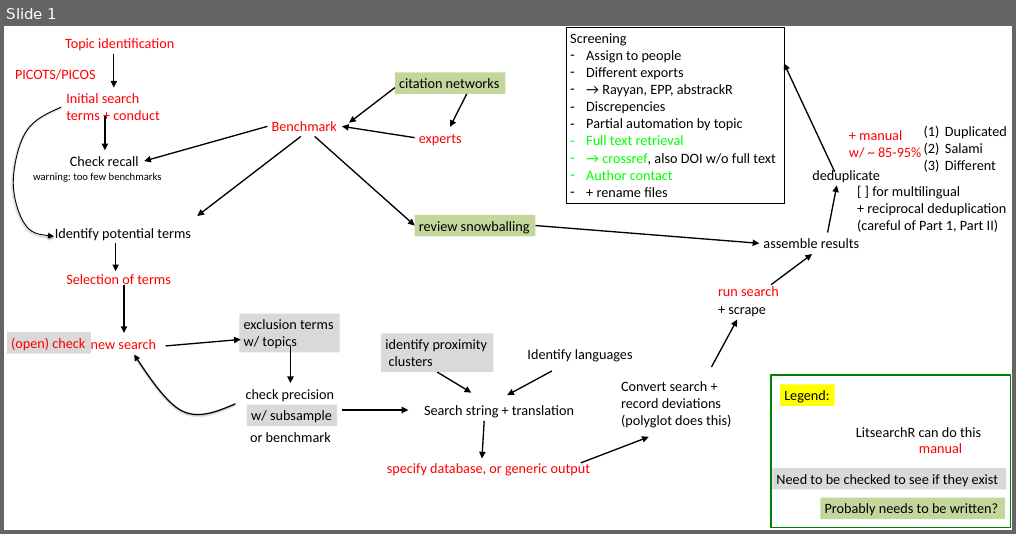
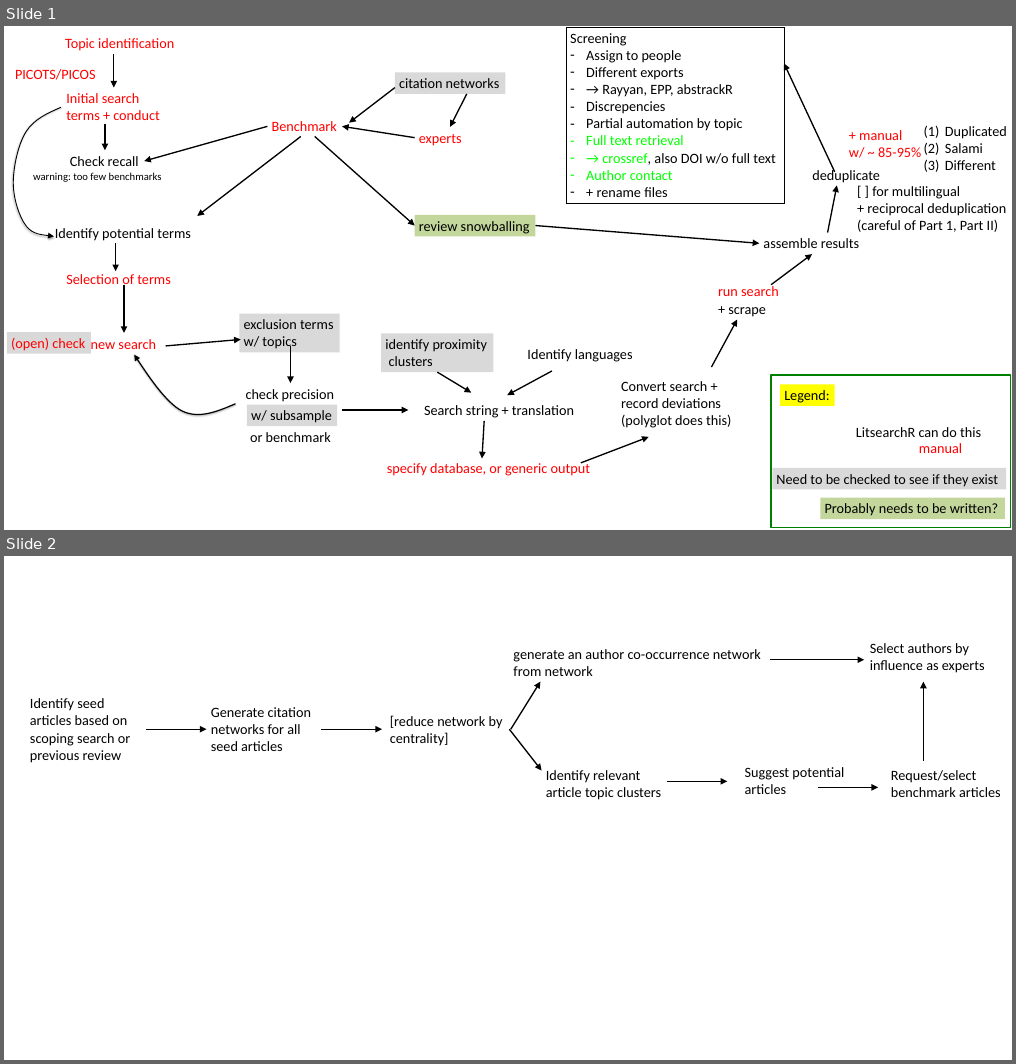
Before and after one commit to rmetaverse/metaverse, a slide deck: Documents/images/Search Flow Chart.pptx. Shown one above the other, each under a label of ours: slide 1 before the commit, slides 1 and 2 after it. The pictures are 1016x534 and 1016x1064 pixels, drawn with LibreOffice and Linux fonts; fonts in the diff are those of the drawing. Boxes give left, top, right and bottom in pixels: in the first picture for what was removed or moved away, otherwise in the second. Text is boxed around its words. In the diff, an @@ line names an element or a change of style, - is before the commit and + after.

Commit message:
adding citation network flow chart as new slide

```diff
--- a/Documents/images/Search Flow Chart.pptx
+++ b/Documents/images/Search Flow Chart.pptx
@@ slide 2 added at (4,556,1012,1060), background #FFFFFF @@
@@ text added at (870,643,985,673), 24 pt, text #000000 @@
+Select authors by influence as experts
@@ text added at (513,649,761,676), 24 pt, text #000000 @@
+generate an author co-occurrence network from network
@@ arrow added from (770, 660) to (864, 660), #000000 2.25 pt @@
@@ text added at (30,698,130,763), 24 pt, text #000000 @@
+Identify seed articles based on scoping search or previous review
@@ arrow added from (511, 729) to (540, 681), #000000 2.25 pt @@
@@ arrow added from (923, 761) to (923, 681), #000000 2.25 pt @@
@@ arrow added from (146, 729) to (207, 729), #000000 2.25 pt @@
@@ text added at (211,707,311,751), 24 pt, text #000000 @@
+Generate citation networks for all seed articles
@@ arrow added from (321, 729) to (382, 729), #000000 2.25 pt @@
@@ text added at (390,715,503,746), 24 pt, text #000000 @@
+[reduce network by centrality]
@@ arrow added from (509, 729) to (541, 771), #000000 2.25 pt @@
@@ text added at (546,770,661,800), 24 pt, text #000000 @@
+Identify relevant article topic clusters
@@ arrow added from (667, 781) to (727, 781), #000000 2.25 pt @@
@@ text added at (745,767,844,794), 24 pt, text #000000 @@
+Suggest potential articles
@@ arrow added from (817, 787) to (878, 787), #000000 2.25 pt @@
@@ text added at (891,770,1001,797), 24 pt, text #000000 @@
+Request/select benchmark articles
@@ slide 1 changed as well @@
@@ rectangle "citation networks" at (395,72,505,94): fill #C3D69B to #D9D9D9 @@
@@ arrow moved from (105, 116) - (105, 150) to (105, 124) - (105, 150) @@
```
